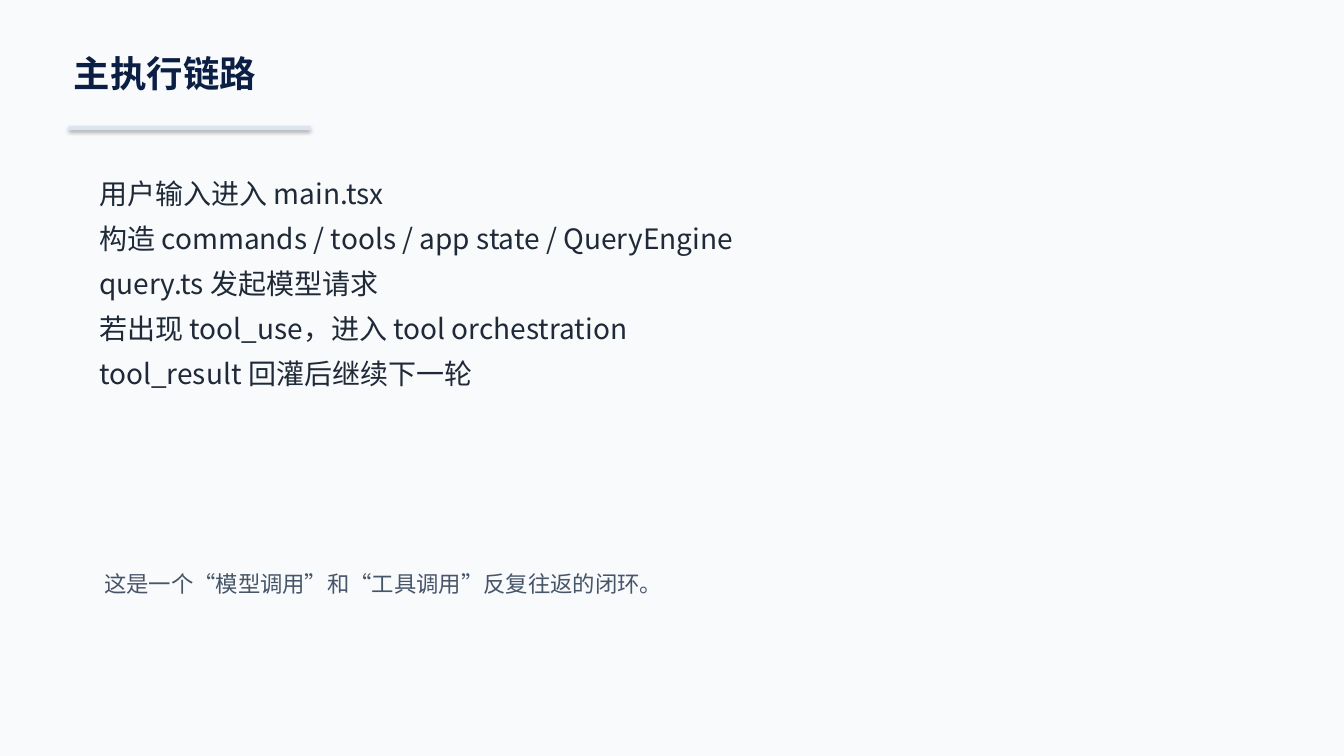
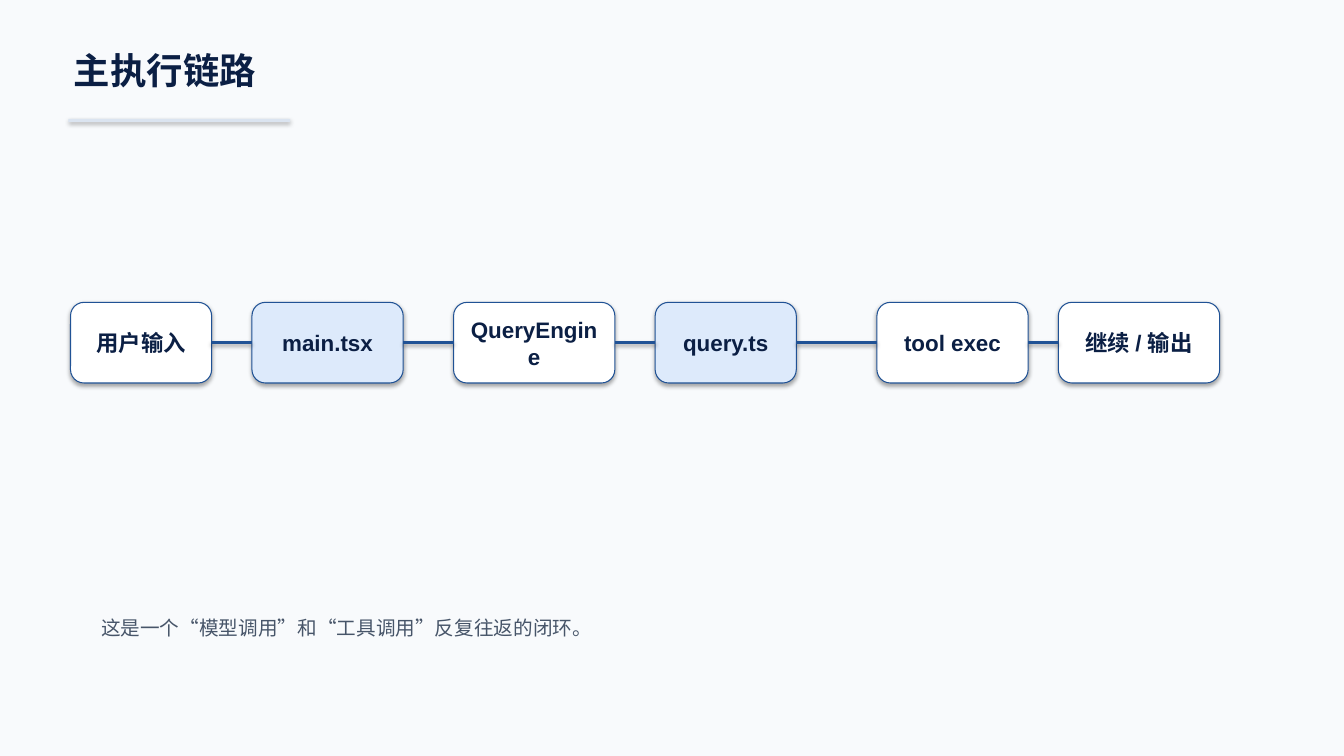
Before and after one commit to boboliu-1010/ccode, a slide deck: slide 5 of docs/zh/00-代码总览与运行时走读-WPS兼容版.pptx (slide 8 before the commit). Drawn at 1344x756 pixels with LibreOffice and Linux fonts; fonts in the diff are those of the drawing. Boxes give left, top, right and bottom in pixels: in the first picture for what was removed or moved away, otherwise in the second. Text is boxed around its words. In the diff, an @@ line names an element or a change of style, - is before the commit and + after.

```diff
--- a/docs/zh/00-代码总览与运行时走读-WPS兼容版.pptx
+++ b/docs/zh/00-代码总览与运行时走读-WPS兼容版.pptx
@@ text "主执行链路" at [74,53,256,88]: font Noto Sans CJK SC to Arial @@
@@ rectangle: place and size @@
-rectangle at [69,126,311,130]
+rectangle at [69,119,290,122]
@@ text removed at [99,180,733,388] @@
-用户输入进入 main.tsx
-构造 commands / tools / app state / QueryEngine
-query.ts 发起模型请求
-若出现 tool_use，进入 tool orchestration
-tool_result 回灌后继续下一轮
@@ rounded rectangle added at [71,302,212,383], fill #FFFFFF, outline #205295 0.75 pt, 16 pt, text #0B1F44, bold @@
+用户输入
@@ rounded rectangle added at [252,302,403,383], fill #DDEAFB, outline #205295 0.75 pt, 16 pt, text #0B1F44, bold @@
+main.tsx
@@ rounded rectangle added at [454,302,615,383], fill #FFFFFF, outline #205295 0.75 pt, 16 pt, text #0B1F44, bold @@
+QueryEngine
@@ rounded rectangle added at [655,302,797,383], fill #DDEAFB, outline #205295 0.75 pt, 16 pt, text #0B1F44, bold @@
+query.ts
@@ rounded rectangle added at [877,302,1028,383], fill #FFFFFF, outline #205295 0.75 pt, 16 pt, text #0B1F44, bold @@
+tool exec
@@ rounded rectangle added at [1059,302,1220,383], fill #FFFFFF, outline #205295 0.75 pt, 16 pt, text #0B1F44, bold @@
+继续 / 输出
@@ line added from (212, 343) to (252, 343), #205295 2 pt @@
@@ line added from (403, 343) to (454, 343), #205295 2 pt @@
@@ line added from (615, 343) to (655, 343), #205295 2 pt @@
@@ line added from (797, 343) to (877, 343), #205295 2 pt @@
@@ line added from (1028, 343) to (1059, 343), #205295 2 pt @@
@@ text "这是一个“模型调用”和“工具调用”反复往返的闭环。": place and size @@
-text "这是一个“模型调用”和“工具调用”反复往返的闭环。" at [104,573,662,594]
+text "这是一个“模型调用”和“工具调用”反复往返的闭环。" at [101,618,592,637]
@@ text "这是一个“模型调用”和“工具调用”反复往返的闭环。" at [101,618,592,637]: size 16 to 14 pt, font Noto Sans CJK SC to Arial @@
```
Also in this commit, not shown: 10 other slides changed, 5 slides added, 20 slides removed, 1 other file.
